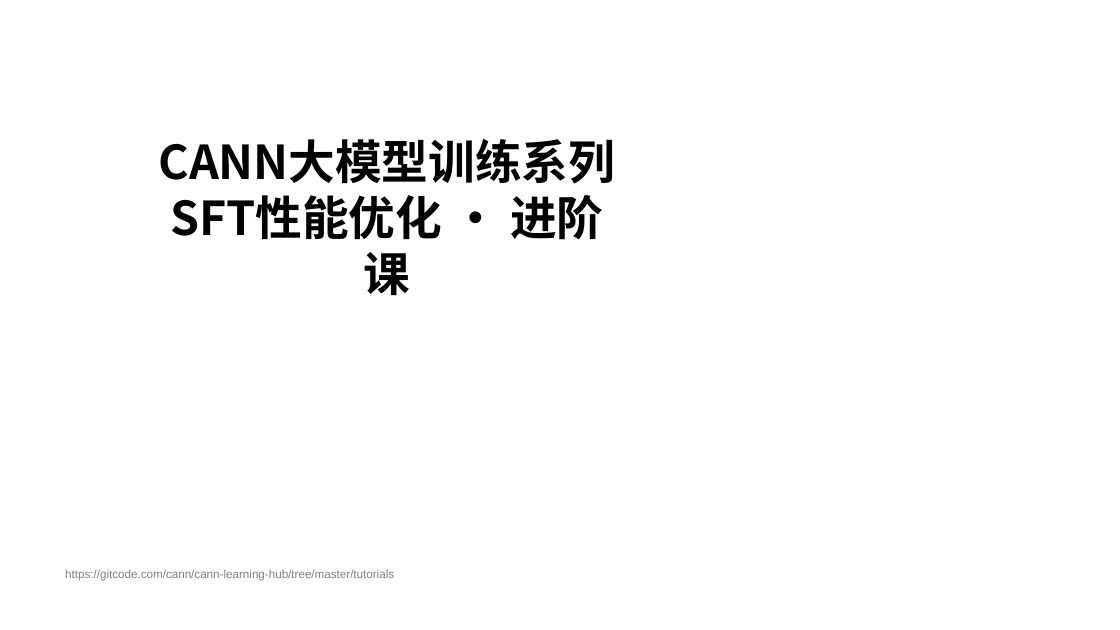
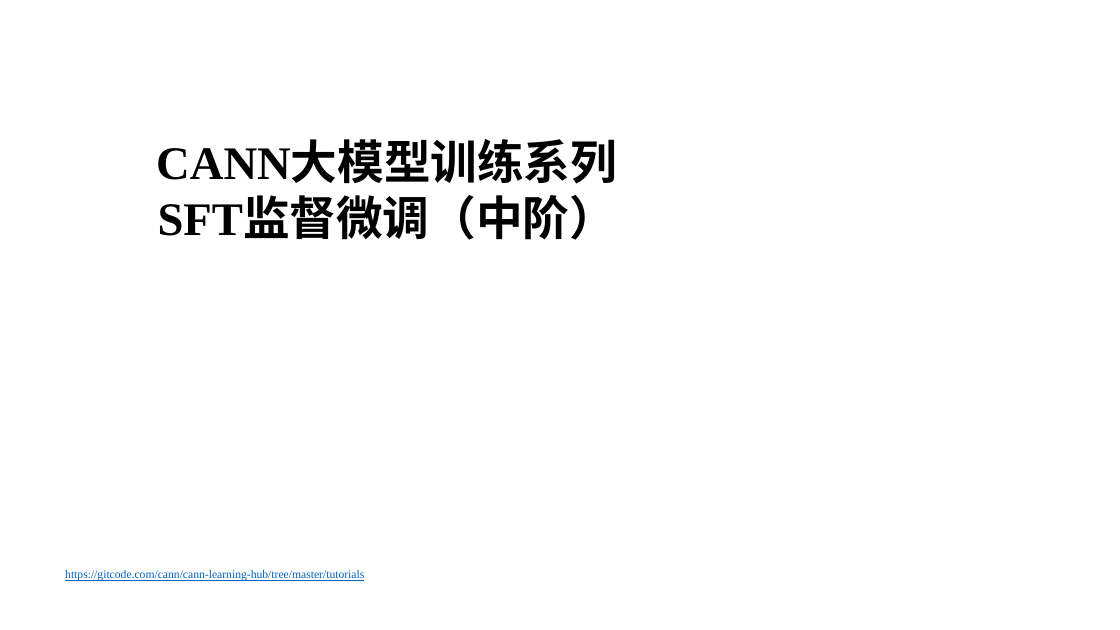
Before and after one commit to hicann/cann-learning-hub, a slide deck: slide 1 of tutorials/sft_training_pipeline/slides/02_sft_training_pipeline.pptx. Drawn at 1120x630 pixels with LibreOffice and Linux fonts; fonts in the diff are those of the drawing; background and template pictures are left out. Boxes give left, top, right and bottom in pixels: in the first picture for what was removed or moved away, otherwise in the second. Text is boxed around its words. In the diff, an @@ line names an element or a change of style, - is before the commit and + after.

Commit message:
docs: 更新 SFT/RL 中阶课程课件

# message auto-generated for no-merge-commit merge:
!1071 merge sft2 into test

docs: 更新 SFT/RL 中阶课程课件

Description: ## 描述
更新了训练课程SFT和RL部分的PPT

## 关联的Issue
不涉及ISSUE

## 测试
本次不涉及代码修改，无需测试

## 文档更新
在SFT和RL中的主README中新增对应的PPT链接地址

## 类型标签
<!--  [x] 表示选中 -->
- [ ] Bug修复
- [ ] 新特性
- [ ] 内容优化
- [x] 其他，请描述：更新课程PPT

## 其他信息
<!-- 在这里可以添加任何与这个 Pull Request 相关的其他说明。 -->

See merge request: cann/cann-learning-hub!1071

```diff
--- a/tutorials/sft_training_pipeline/slides/02_sft_training_pipeline.pptx
+++ b/tutorials/sft_training_pipeline/slides/02_sft_training_pipeline.pptx
@@ text at <box>156,143,617,184</box>: font Noto Sans CJK SC to Times New Roman in "CANN大模型训练系列" @@
@@ text at <box>158,199,616,240</box>: text changed; font Noto Sans CJK SC to Times New Roman @@
-SFT性能优化 · 进阶课
+SFT监督微调（中阶）
@@ text "https://gitcode.com/cann/cann-learning-hub/tree/master/tutor ..." at <box>65,570,364,581</box>: font Arial to Times New Roman, text colour #808080 to #0563C1, underline on @@
```
Also in this commit, not shown: 5 other slides changed, 30 slides added, 31 slides removed, 1 other file.
